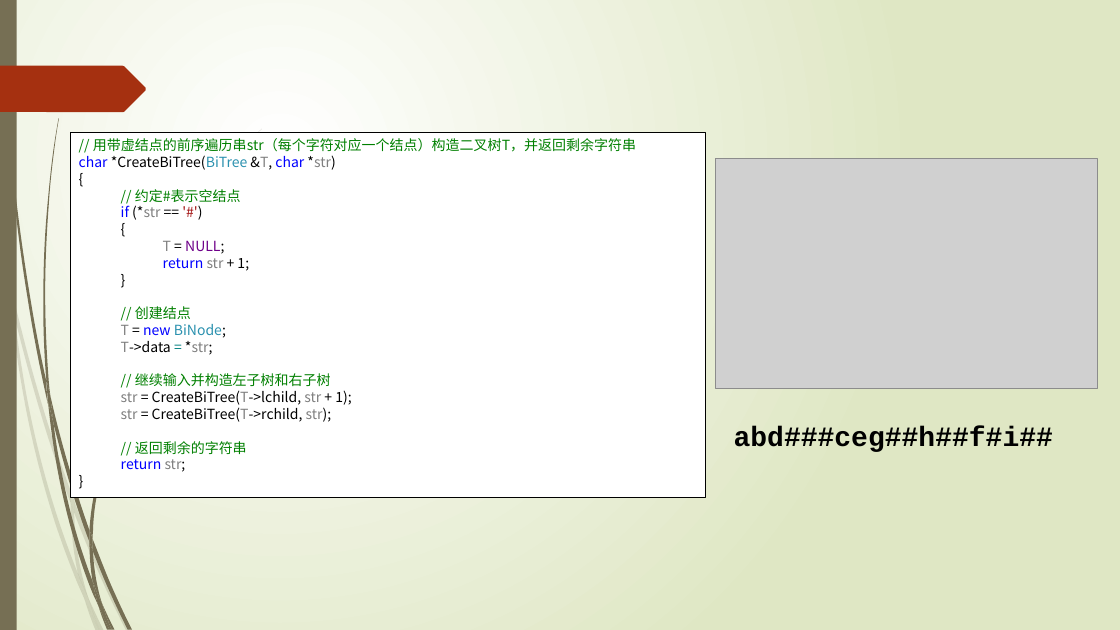
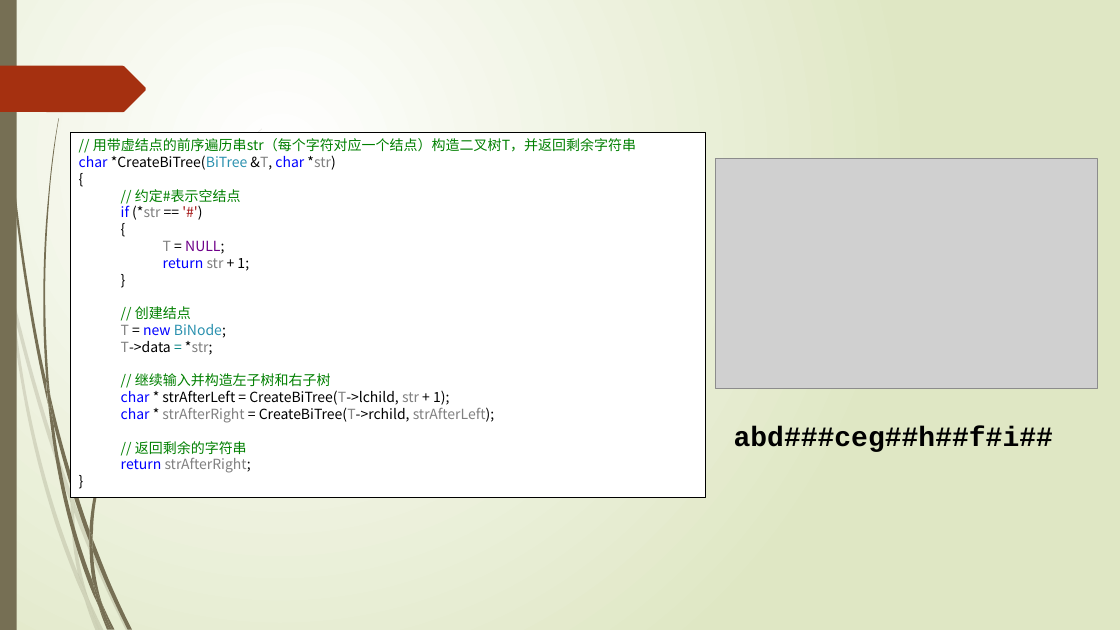
Before and after one commit to TeacherPeng/Datastruct, a slide deck: slide 14 of 教案/第06章 树、二叉树和森林.pptx. Drawn at 1120x630 pixels with LibreOffice and Linux fonts; fonts in the diff are those of the drawing; grey boxes stand for pictures. Boxes give left, top, right and bottom in pixels: in the first picture for what was removed or moved away, otherwise in the second. Text is boxed around its words. In the diff, an @@ line names an element or a change of style, - is before the commit and + after.

```diff
--- a/教案/第06章 树、二叉树和森林.pptx
+++ b/教案/第06章 树、二叉树和森林.pptx
@@ text in rectangle at (121, 390, 495, 423): text changed @@
-  str = CreateBiTree(T->lchild, str + 1);
-  str = CreateBiTree(T->rchild, str);
+  char * strAfterLeft = CreateBiTree(T->lchild, str + 1);
+  char * strAfterRight = CreateBiTree(T->rchild, strAfterLeft);
@@ text in rectangle at (121, 458, 251, 473): text changed; text colour #0000FF to #808080 @@
-  return str;
+  return strAfterRight;
```
